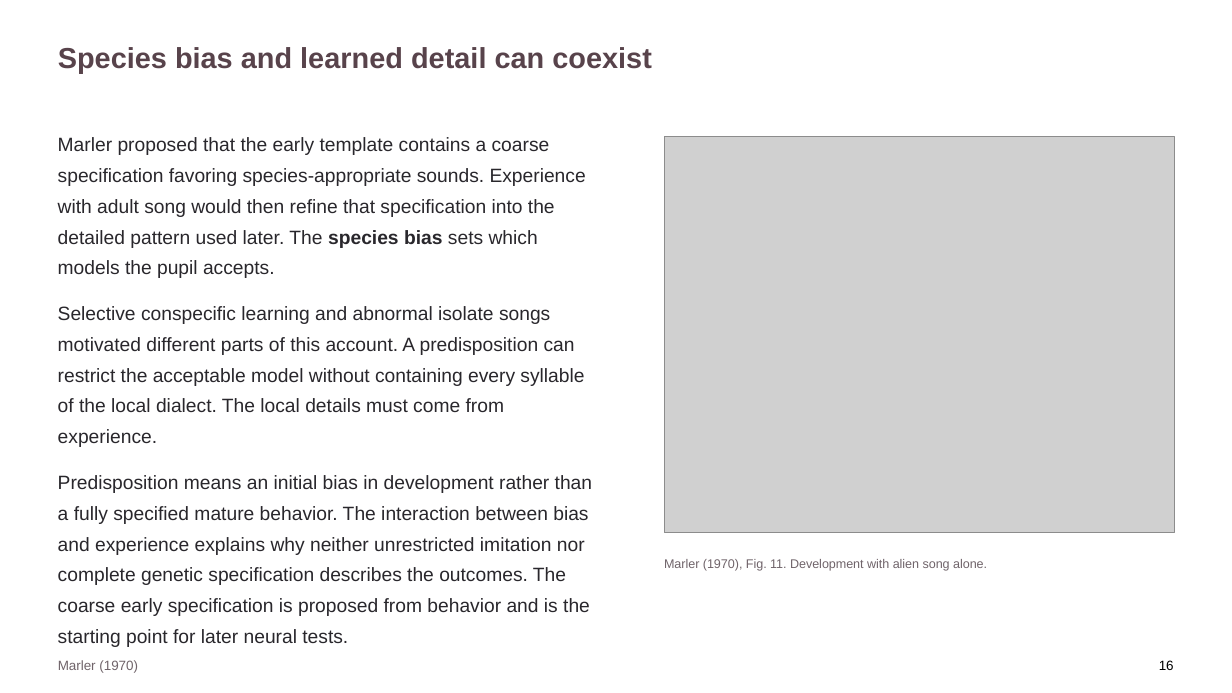
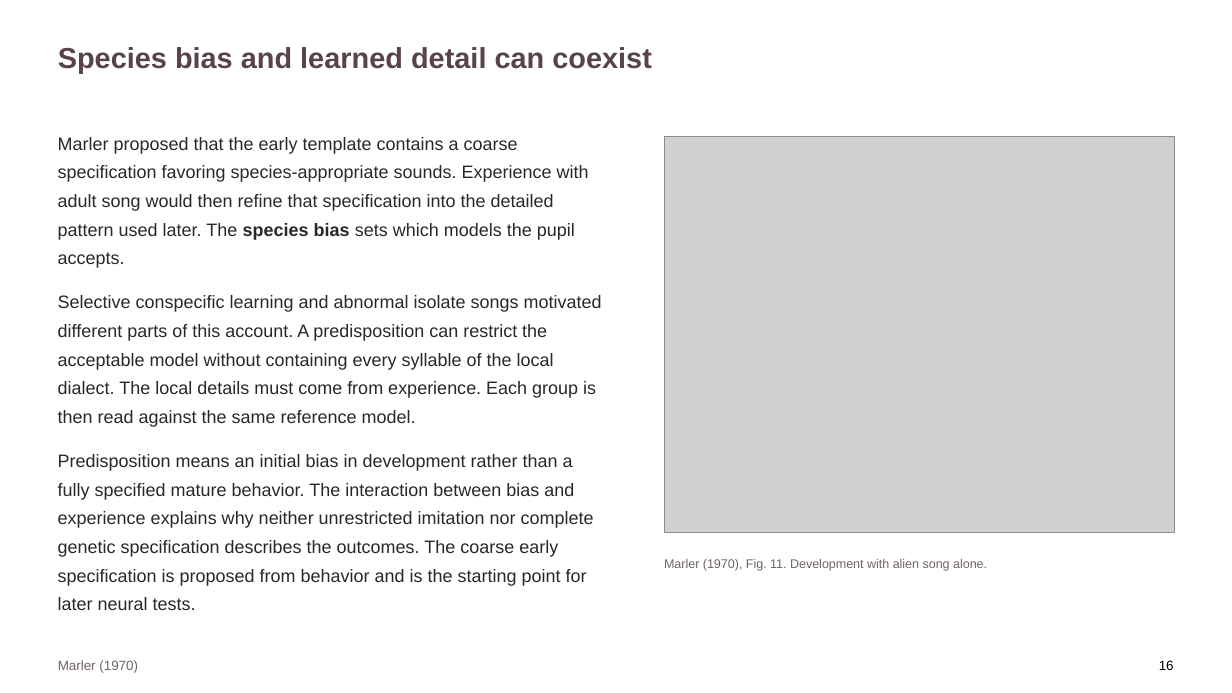
Before and after one commit to jordanxxlopez/NEUROETHOLOGY, a slide deck: slide 21 of scaffolded/Neuroethology_Lecture33_FA2026_SCAFFOLDED.pptx. Drawn at 1232x693 pixels with LibreOffice and Linux fonts; fonts in the diff are those of the drawing; grey boxes stand for pictures. Boxes give left, top, right and bottom in pixels: in the first picture for what was removed or moved away, otherwise in the second. Text is boxed around its words. In the diff, an @@ line names an element or a change of style, - is before the commit and + after.

```diff
--- a/scaffolded/Neuroethology_Lecture33_FA2026_SCAFFOLDED.pptx
+++ b/scaffolded/Neuroethology_Lecture33_FA2026_SCAFFOLDED.pptx
@@ text at box(58, 137, 594, 610): size 15 to 14 pt in "Marler proposed that the early template contains ...", "Predisposition means an initial bias in development ..." @@
@@ text at box(58, 295, 602, 427): text changed; size 15 to 14 pt @@
-Selective conspecific learning and abnormal isolate songs motivated different parts of this account. A predisposition can restrict the acceptable model without containing every syllable of the local dialect. The local details must come from experience.
+Selective conspecific learning and abnormal isolate songs motivated different parts of this account. A predisposition can restrict the acceptable model without containing every syllable of the local dialect. The local details must come from experience. Each group is then read against the same reference model.
```
Also in this commit, not shown: 46 other slides changed, 6 other files.
